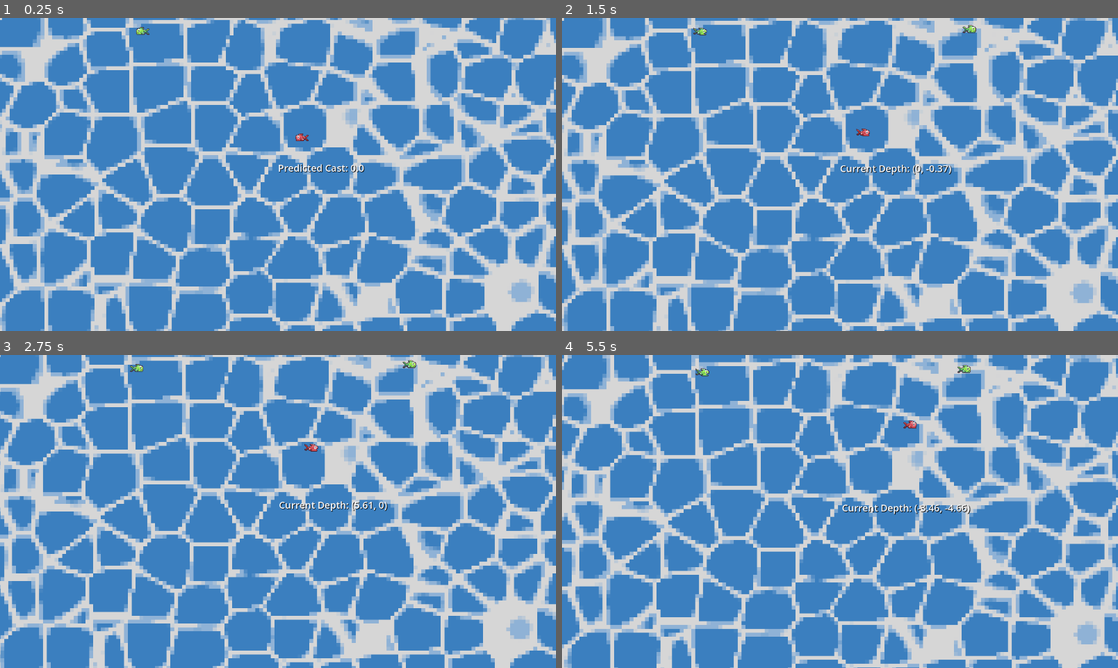
Above: before the commit, frames 1-4 (two rows, left to right).
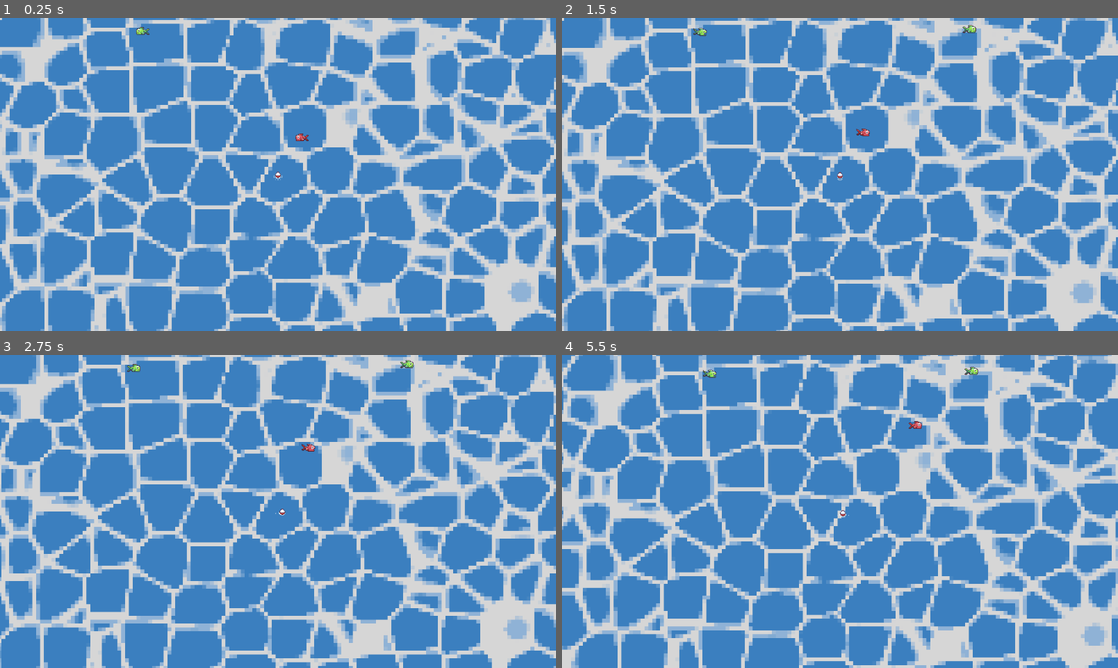
Above: after the commit, the same moments.

Repository: manspider-thatdev/fishing-game
Game: Godot game, scene res://scenes/main.tscn
Two runs of this game, one before a commit and one after it. Both use one fixed random seed, a clock stepped at 60 frames per second and the inputs below.
Inputs:
- Up to frame 1 (0.25 s): no input
- Up to frame 2 (1.5 s): hold D (right) 0.53-1.28 s; hold Space (space) 0.53-1.28 s; tap Enter at 1.25 s; hold S (down) from 1.28 s (still down); tap Space (space) at 1.35 s
- Up to frame 3 (2.75 s): release S (down) at 2.03 s; hold D (right) from 2.03 s (still down); hold K from 2.03 s (still down); tap Space (space) at 2.3 s
- Up to frame 4 (5.5 s): release D (right) at 2.78 s; release K at 2.78 s; hold W (up) 2.78-3.53 s; tap Space (space) at 2.85, 4.55 s; hold Space (space) 3.53-4.28 s; hold A (left) 3.53-5.03 s; tap K at 4.35 s; hold S (down) from 5.03 s (still down); hold Space (space) from 5.03 s (still down)

The runs differ from the first frame. In frame 1, 0.3% of the frame differs, in the area x 49-66%, y 46-52%; in frame 2, 0.4%; in frame 3, 21%; in frame 4, 40%, in the area x 0-100%, y 0-100%.

Commit message:
Implemented animations for bobber

Diff:
--- a/scenes/bobber.tscn
+++ b/scenes/bobber.tscn
@@ -1,15 +1,159 @@
-[gd_scene load_steps=6 format=3 uid="uid://cjy642yatxidm"]
+[gd_scene load_steps=16 format=3 uid="uid://cjy642yatxidm"]
 
 [ext_resource type="Script" path="res://scripts/bobber.gd" id="1_4j1gh"]
 [ext_resource type="PackedScene" uid="uid://ciayav6ll3p1" path="res://scenes/experimental/qte_event.tscn" id="2_1lpvm"]
+[ext_resource type="Texture2D" uid="uid://rf5txiemy423" path="res://assets/2d/bobber/Bobber.png" id="3_eou60"]
 
 [sub_resource type="CircleShape2D" id="CircleShape2D_ymqt8"]
+radius = 8.0
 
 [sub_resource type="CircleShape2D" id="CircleShape2D_sobid"]
 radius = 40.0
 
 [sub_resource type="CircleShape2D" id="CircleShape2D_o6hym"]
 radius = 80.0
+
+[sub_resource type="Animation" id="Animation_m6b7w"]
+resource_name = "IDLE"
+length = 0.8
+loop_mode = 1
+tracks/0/type = "value"
+tracks/0/imported = false
+tracks/0/enabled = true
+tracks/0/path = NodePath("Sprite2D:frame")
+tracks/0/interp = 1
+tracks/0/loop_wrap = true
+tracks/0/keys = {
+"times": PackedFloat32Array(0, 0.2, 0.4, 0.6),
+"transitions": PackedFloat32Array(1, 1, 1, 1),
+"update": 1,
+"values": [0, 1, 2, 1]
+}
+
+[sub_resource type="Animation" id="Animation_r0sra"]
+length = 0.001
+tracks/0/type = "value"
+tracks/0/imported = false
+tracks/0/enabled = true
+tracks/0/path = NodePath("Sprite2D:frame")
+tracks/0/interp = 1
+tracks/0/loop_wrap = true
+tracks/0/keys = {
+"times": PackedFloat32Array(0),
+"transitions": PackedFloat32Array(1),
+"update": 1,
+"values": [0]
+}
+
+[sub_resource type="Animation" id="Animation_bdrbk"]
+resource_name = "LEFT"
+length = 0.6
+tracks/0/type = "value"
+tracks/0/imported = false
+tracks/0/enabled = true
+tracks/0/path = NodePath("Sprite2D:frame")
+tracks/0/interp = 1
+tracks/0/loop_wrap = true
+tracks/0/keys = {
+"times": PackedFloat32Array(0, 0.2, 0.4),
+"transitions": PackedFloat32Array(1, 1, 1),
+"update": 1,
+"values": [5, 6, 7]
+}
+
+[sub_resource type="Animation" id="Animation_55nge"]
+resource_name = "RIGHT"
+length = 0.6
+tracks/0/type = "value"
+tracks/0/imported = false
+tracks/0/enabled = true
+tracks/0/path = NodePath("Sprite2D:frame")
+tracks/0/interp = 1
+tracks/0/loop_wrap = true
+tracks/0/keys = {
+"times": PackedFloat32Array(0, 0.2, 0.4),
+"transitions": PackedFloat32Array(1, 1, 1),
+"update": 1,
+"values": [15, 16, 17]
+}
+
+[sub_resource type="Animation" id="Animation_daj1q"]
+resource_name = "UP"
+length = 0.6
+tracks/0/type = "value"
+tracks/0/imported = false
+tracks/0/enabled = true
+tracks/0/path = NodePath("Sprite2D:frame")
+tracks/0/interp = 1
+tracks/0/loop_wrap = true
+tracks/0/keys = {
+"times": PackedFloat32Array(0, 0.2, 0.4),
+"transitions": PackedFloat32Array(1, 1, 1),
+"update": 1,
+"values": [10, 11, 12]
+}
+
+[sub_resource type="Animation" id="Animation_s8sq2"]
+resource_name = "DOWN"
+length = 0.6
+tracks/0/type = "value"
+tracks/0/imported = false
+tracks/0/enabled = true
+tracks/0/path = NodePath("Sprite2D:frame")
+tracks/0/interp = 1
+tracks/0/loop_wrap = true
+tracks/0/keys = {
+"times": PackedFloat32Array(0, 0.2, 0.4),
+"transitions": PackedFloat32Array(1, 1, 1),
+"update": 1,
+"values": [10, 1, 2]
+}
+
+[sub_resource type="Animation" id="Animation_aowu4"]
+resource_name = "AIR"
+length = 0.8
+loop_mode = 1
+tracks/0/type = "value"
+tracks/0/imported = false
+tracks/0/enabled = true
+tracks/0/path = NodePath("Sprite2D:frame")
+tracks/0/interp = 1
+tracks/0/loop_wrap = true
+tracks/0/keys = {
+"times": PackedFloat32Array(0, 0.2, 0.4, 0.6),
+"transitions": PackedFloat32Array(1, 1, 1, 1),
+"update": 1,
+"values": [20, 21, 22, 23]
+}
+
+[sub_resource type="Animation" id="Animation_8t5ny"]
+resource_name = "REEL"
+length = 0.8
+loop_mode = 1
+tracks/0/type = "value"
+tracks/0/imported = false
+tracks/0/enabled = true
+tracks/0/path = NodePath("Sprite2D:frame")
+tracks/0/interp = 1
+tracks/0/loop_wrap = true
+tracks/0/keys = {
+"times": PackedFloat32Array(0, 0.2, 0.4, 0.6),
+"transitions": PackedFloat32Array(1, 1, 1, 1),
+"update": 1,
+"values": [25, 26, 27, 28]
+}
+
+[sub_resource type="AnimationLibrary" id="AnimationLibrary_57fqe"]
+_data = {
+"AIR": SubResource("Animation_aowu4"),
+"DOWN": SubResource("Animation_s8sq2"),
+"IDLE": SubResource("Animation_m6b7w"),
+"LEFT": SubResource("Animation_bdrbk"),
+"REEL": SubResource("Animation_8t5ny"),
+"RESET": SubResource("Animation_r0sra"),
+"RIGHT": SubResource("Animation_55nge"),
+"UP": SubResource("Animation_daj1q")
+}
 
 [node name="Bobber" type="Area2D"]
 collision_mask = 8
@@ -18,9 +162,11 @@
 script = ExtResource("1_4j1gh")
 cast_speed = Vector2(25, 80)
 max_extents = 100.0
-nudge_friction = 20.0
+nudge_speed = 60.0
+nudge_friction = 100.0
 
 [node name="CollisionShape2D" type="CollisionShape2D" parent="."]
+visible = false
 shape = SubResource("CircleShape2D_ymqt8")
 debug_color = Color(0.5, 0.14, 0.212, 0.419608)
 
@@ -52,6 +198,7 @@
 position_smoothing_enabled = true
 
 [node name="Label" type="Label" parent="."]
+visible = false
 z_index = 7
 anchors_preset = 2
 anchor_top = 1.0
@@ -68,6 +215,17 @@
 
 [node name="QteEvent" parent="." instance=ExtResource("2_1lpvm")]
 
+[node name="Sprite2D" type="Sprite2D" parent="."]
+texture = ExtResource("3_eou60")
+hframes = 5
+vframes = 7
+
+[node name="AnimationPlayer" type="AnimationPlayer" parent="."]
+libraries = {
+"": SubResource("AnimationLibrary_57fqe")
+}
+autoplay = "IDLE"
+
 [connection signal="area_entered" from="." to="." method="_on_area_entered"]
 [connection signal="area_entered" from="FarBobber" to="." method="_on_bobber_range_area_entered"]
 [connection signal="end_qte" from="QteEvent" to="." method="_on_qte_event_end_qte"]
--- a/scenes/fish.tscn
+++ b/scenes/fish.tscn
@@ -4,7 +4,7 @@
 [ext_resource type="Texture2D" uid="uid://cj08u2bep1s1y" path="res://assets/2d/fish/FishRed.png" id="2_mw0ye"]
 
 [sub_resource type="CircleShape2D" id="CircleShape2D_3hwkf"]
-radius = 17.0294
+radius = 14.0
 
 [sub_resource type="Animation" id="Animation_6x275"]
 length = 0.001
@@ -52,7 +52,6 @@
 hframes = 2
 
 [node name="CollisionShape2D" type="CollisionShape2D" parent="."]
-visible = false
 shape = SubResource("CircleShape2D_3hwkf")
 
 [node name="TargetPos" type="Marker2D" parent="."]
--- a/scripts/bobber.gd
+++ b/scripts/bobber.gd
@@ -13,6 +13,7 @@
 @onready var near_bobber: Area2D = $NearBobber
 @onready var far_bobber: Area2D = $FarBobber
 @onready var qte_event: Node2D = $QteEvent
+@onready var anim_player: AnimationPlayer = $AnimationPlayer
 
 @export_group("Casting")
 @export var cast_speed := Vector2(25.0, 50.0)
@@ -66,6 +67,7 @@
 	elif Input.is_action_just_released("space"):
 		timer.stop()
 		state = State.CASTING
+		anim_player.play("AIR")
 	elif Input.is_action_pressed("space"):
 		predicted_cast = pingpong(timer.time_left / (cast_time * 0.5), 1.0) * max_cast_distance
 
@@ -73,6 +75,7 @@
 func cast(_delta: float) -> void:
 	if Input.is_action_just_pressed("space"):
 		state = State.REELING
+		anim_player.play("IDLE")
 
 	var sway: float = Input.get_axis("left", "right")
 	velocity = Vector2(cast_speed.x * sway, -cast_speed.y)
@@ -82,6 +85,7 @@
 	if absf(position.y) >= predicted_cast:
 		position.y = -predicted_cast
 		state = State.REELING
+		anim_player.play("IDLE")
 
 
 func reel(_delta: float) -> void:
@@ -89,6 +93,7 @@
 	if velocity != Vector2.ZERO:
 		state = State.NUDGING
 		check_fish_nudge()
+		play_nudge_animation(velocity)
 
 	if Input.is_action_pressed("space"):
 		velocity = -position.normalized() * reel_speed
@@ -111,6 +116,18 @@
 	var near_fish: Array[Area2D] = near_bobber.get_overlapping_areas()
 	for spotted_fish: Area2D in far_bobber.get_overlapping_areas():
 		spotted_fish._on_bobber_move(self, near_fish.has(spotted_fish))
+
+
+func play_nudge_animation(direction: Vector2) -> void:
+	if direction.x > 0:
+		anim_player.play("RIGHT")
+	elif direction.x < 0:
+		anim_player.play("LEFT")
+	elif direction.y > 0:
+		anim_player.play("DOWN")
+	else:
+		anim_player.play("UP")
+	anim_player.queue("IDLE")
 
 
 func catch(_delta: float) -> void:
@@ -120,6 +137,7 @@
 		if qte_tween != null:
 			qte_tween.kill()
 		state = State.WINDING
+		anim_player.play("IDLE")
 		fish.on_catch()
 		fish = null
 	elif fish == null or !is_ancestor_of(fish):
@@ -128,6 +146,7 @@
 		if qte_tween != null:
 			qte_tween.kill()
 		state = State.REELING
+		anim_player.play("IDLE")
 	label.text = "Current Depth: " + str(position.snapped(Vector2.ONE * 0.01))
 
 func _ready() -> void:
@@ -167,6 +186,7 @@
 
 func _on_area_entered(reel_fish: Area2D) -> void:
 	state = State.CATCHING
+	anim_player.play("REEL")
 	velocity = position.normalized() * drag_speed
 	fish = reel_fish
 	qte_event.choose_inputs(fish.fish_data.qte_size)
@@ -185,3 +205,4 @@
 	else:
 		fish.queue_free()
 		state = State.REELING
+		anim_player.play("IDLE")
